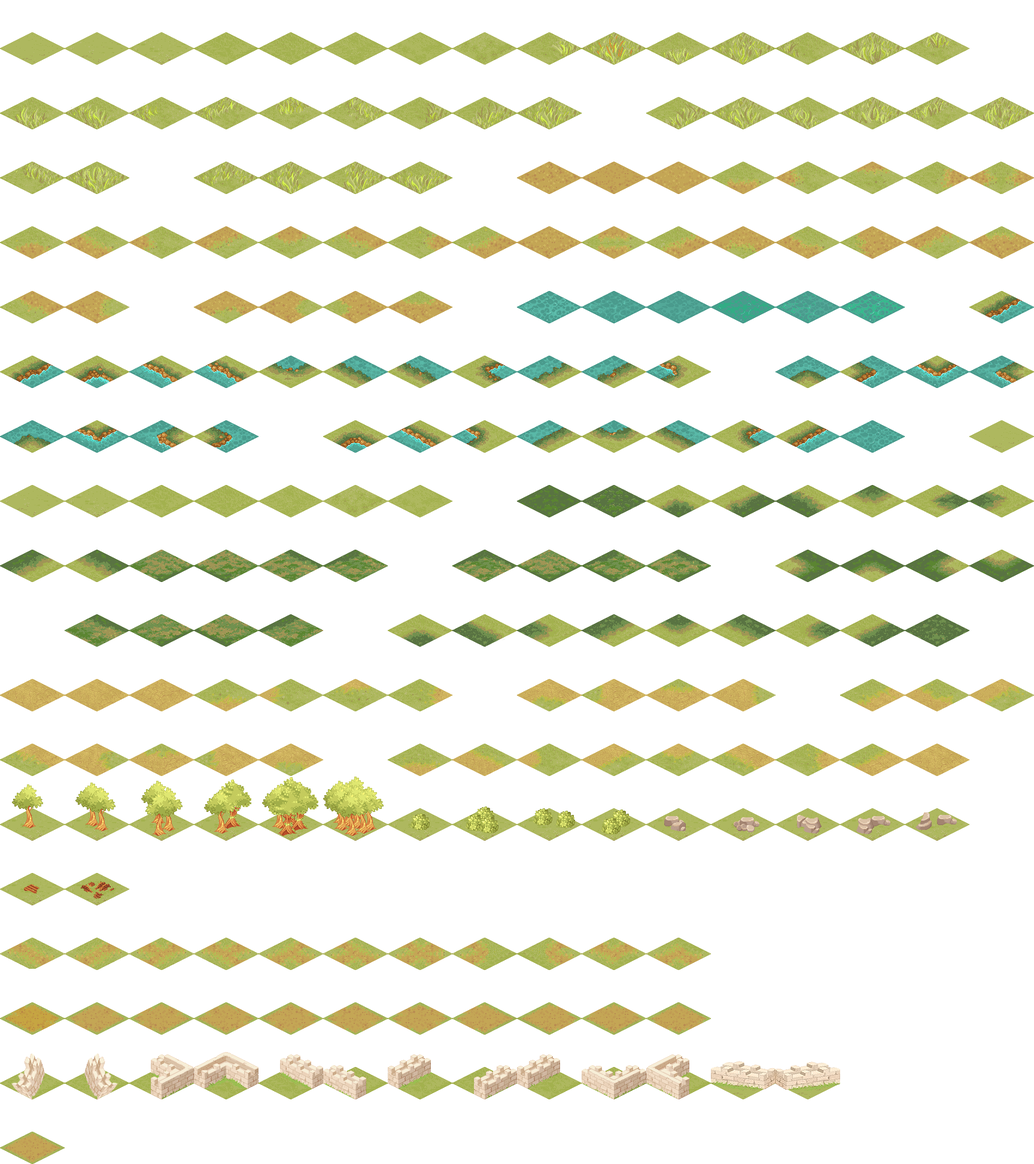
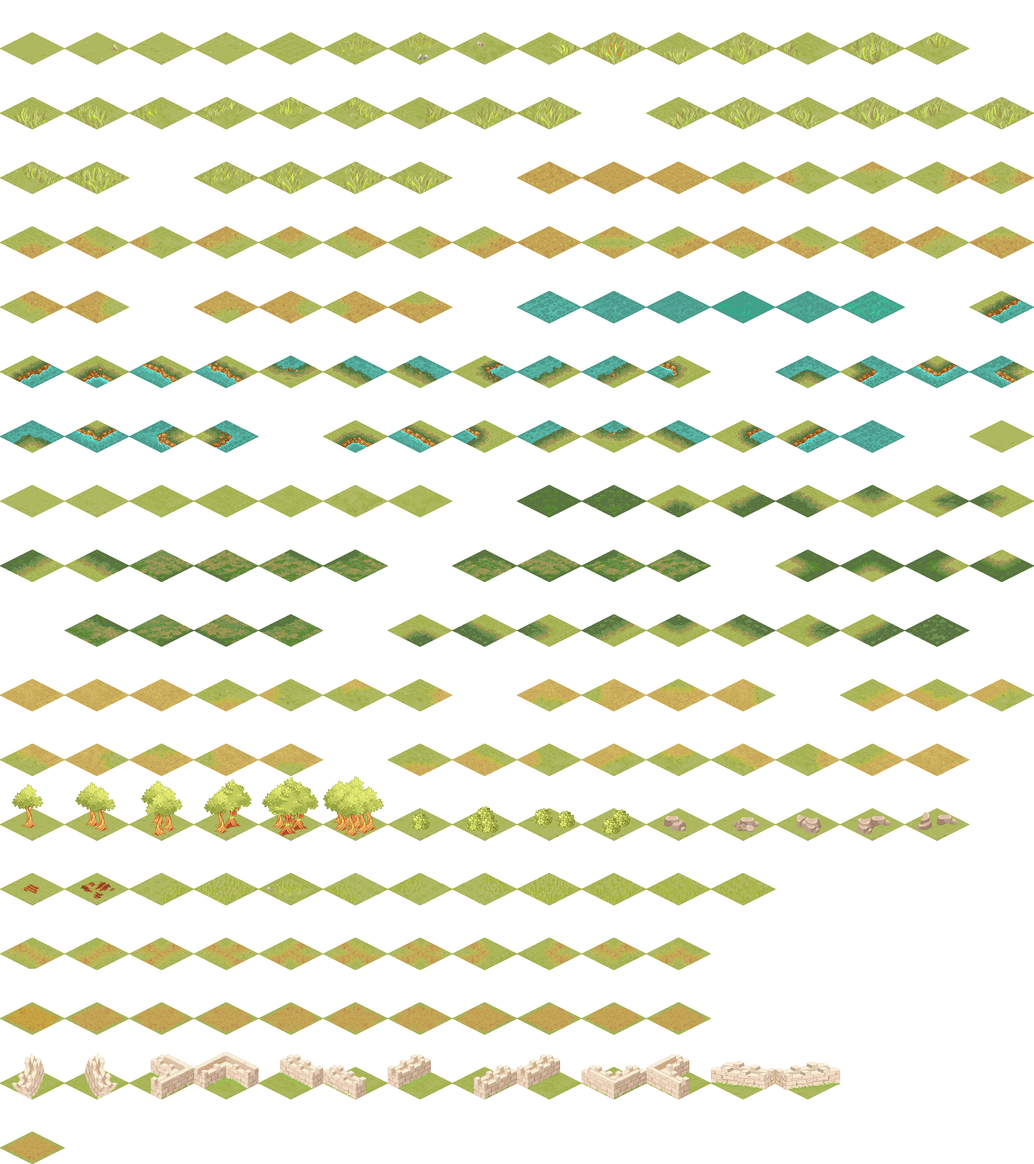
Layer changes from the first w=1034, h=1164 image to the second:
added layer "Layer 7 copy 3" above "Layer 7 copy 2" over [452, 872, 518, 905]
added layer "Layer 7 copy 2" above "Layer 7 copy" over [387, 872, 453, 905]
added layer "Layer 7 copy" above "Layer 7" over [323, 872, 388, 905]
added layer "Layer 7" above "Layer 8" over [129, 872, 194, 905]
added layer "Layer 8" above "Layer 10 copy" over [193, 32, 259, 65]
added layer "Layer 10 copy" above "Layer 11 copy" over [259, 32, 324, 65]
added layer "Layer 11 copy" above "Layer 11" over [711, 872, 776, 905]
added layer "Layer 11" above "Layer 10" over [646, 872, 712, 905]
added layer "Layer 10" above "Layer 9" over [581, 872, 647, 905]
added layer "Layer 9" above "Layer 5" over [517, 872, 582, 905]
renamed "Layer 3" to "Layer 5", painted on it over [44, 32, 776, 905]
removed layer "Layer 2" over [44, 32, 776, 905]
